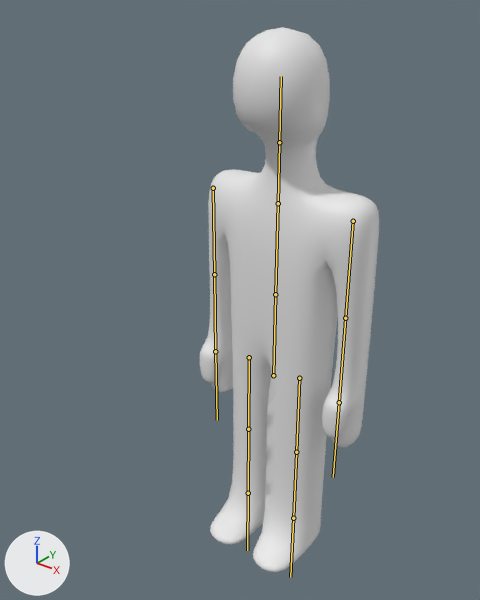
One commit to the glTF model Final-Project/model/humanoid.glb: the scene before it, then after it.
Camera for both pictures: a 50 mm lens placed at (3.68, -5.2, 6.32), pointed at (-0.15, -0.42, 3.35). The axes (+X, +Y, +Z) are drawn at lower left. The lights are the same throughout. Both versions are drawn at frame 30 of the action 'PickUp'; the numbers are the values there. The bones that bend it are drawn over the model as lines.

The first picture shows 'Humanoid'.
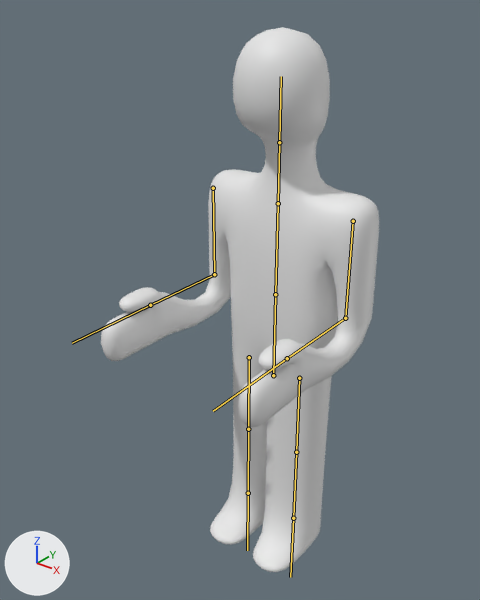
Changed parts and their boxes [x1, y1, x2, y2] in the pictures (480 x 600 px):
'Humanoid', posed (55% wider)
    before: [200, 27, 379, 572]
    after: [101, 27, 379, 572]
bone 'low_arm.R', root to tip
    before: (214, 274) to (215, 351)
    after: (214, 274) to (150, 305)
bone 'low_arm.L', root to tip
    before: (345, 318) to (339, 402)
    after: (345, 318) to (287, 358)

The edits, one by one:
Bone 'low_arm.R' (bone_low_arm_r) turns from (0, 0, 0) to (-51, 30, 59) degrees about its own x, y and z.
Bone 'low_arm.L' (bone_low_arm_l) turns from (0, 0, 0) to (-51, 30, 59) degrees about its own x, y and z.
